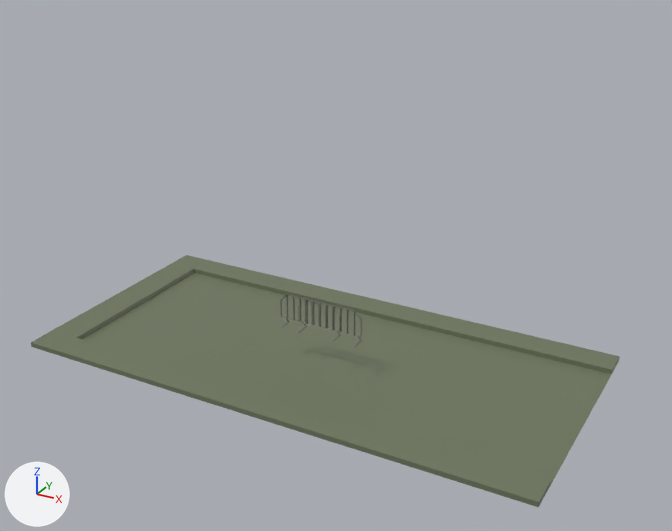
A saved change to the FBX model Assets/Mesh/Props.fbx.
Camera for both pictures: a 50 mm lens placed at (43.56, -26.55, 14.29), pointed at (31.73, -5.04, 3.54). Arrows for +X, +Y and +Z are at lower left; the lights stay in place. Where no turn or scale is listed for an object, it has been applied to the vertices.
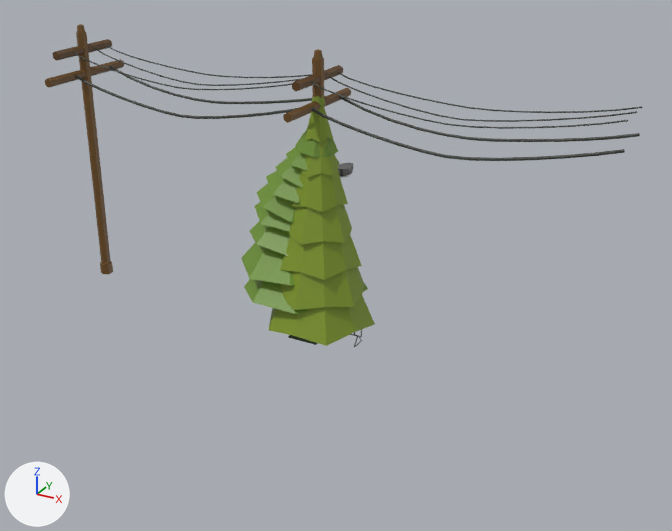
The newer file is also turned or shifted as a whole; pictures and numbers use the older file's frame.

Location of each change, [x1, y1, x2, y2] in pixels of the pictures (672 x 531 px):
'Plane.026', deleted (green)
    before: [31, 255, 620, 507]
'Append.03', added (green)
    after: [268, 96, 375, 346]
'Circle.010', added (brown)
    after: [45, 24, 642, 274]
'Append.02', added (green)
    after: [241, 129, 368, 314]
'Circle.001', added
    after: [338, 163, 353, 177]
    faces in mat_commonmaterial (picture img_imphenziapalette01_png): [338, 163, 353, 176]
'Append.01', added
    after: [288, 335, 318, 345]

The change, as a list of edits to the scene's bpy script:
```text
Add mat_commonmaterialemmision_002:
    mat_commonmaterialemmision_002 = principled_material('CommonMaterialEmmision.002')
    mat_commonmaterialemmision_002.base_color = (0.8, 0.8, 0.8)  # white #e7e7e7
    mat_commonmaterialemmision_002.roughness = 0.4
Add me_plane_009:
    me_plane_009.from_pydata(...)  # 88 vertices, 84 faces; spans x -0.46..0.46, y -1.1..1.1, z 0.0..0.5
    me_plane_009.materials.append(mat_commonmaterial)  # picture img_imphenziapalette01_png
Add me_circle_003:
    me_circle_003.from_pydata(...)  # 248 vertices, 232 faces; spans x -0.2..0.25, y -0.2..1.78, z 0.0..4.55
    # faces by material slot: [104, 128]
    me_circle_003.materials.append(mat_commonmaterial)  # picture img_imphenziapalette01_png
    me_circle_003.materials.append(mat_commonmaterialemmision_002)  # white #e7e7e7
Add me_cylinder_019:
    me_cylinder_019.from_pydata(...)  # 336 vertices, 275 faces; spans x -2.54..1.04, y -1.43..2.06, z -0.03..6.22
    me_cylinder_019.materials.append(mat_commonmaterial)  # picture img_imphenziapalette01_png
Add me_circle_013:
    me_circle_013.from_pydata(...)  # 1080 vertices, 984 faces; spans x -8.4..8.2, y -1.6..1.6, z 0.0..8.1
    me_circle_013.materials.append(mat_commonmaterial)  # picture img_imphenziapalette01_png
Add me_cylinder_018:
    me_cylinder_018.from_pydata(...)  # 182 vertices, 182 faces; spans x -1.56..1.55, y -1.47..1.62, z -0.04..7.51
    me_cylinder_018.materials.append(mat_commonmaterial)  # picture img_imphenziapalette01_png
Remove ob_plane_026:
    ob_plane_026 = bpy.data.objects.new('Plane.026', me_plane_051)
    ob_plane_026.location = (30.98, -4.63, 0.25)
Add ob_append_01:
    ob_append_01 = bpy.data.objects.new('Append.01', me_plane_009)
    ob_append_01.location = (31.34, -5.28, 1.59)
Add ob_circle_001:
    ob_circle_001 = bpy.data.objects.new('Circle.001', me_circle_003)
    ob_circle_001.location = (31.34, -5.28, 1.59)
Add ob_append_02:
    ob_append_02 = bpy.data.objects.new('Append.02', me_cylinder_019)
    ob_append_02.location = (31.34, -5.28, 1.59)
Add ob_circle_010:
    ob_circle_010 = bpy.data.objects.new('Circle.010', me_circle_013)
    ob_circle_010.location = (31.34, -5.28, 1.59)
Add ob_append_03:
    ob_append_03 = bpy.data.objects.new('Append.03', me_cylinder_018)
    ob_append_03.location = (31.34, -5.28, 1.59)
```
